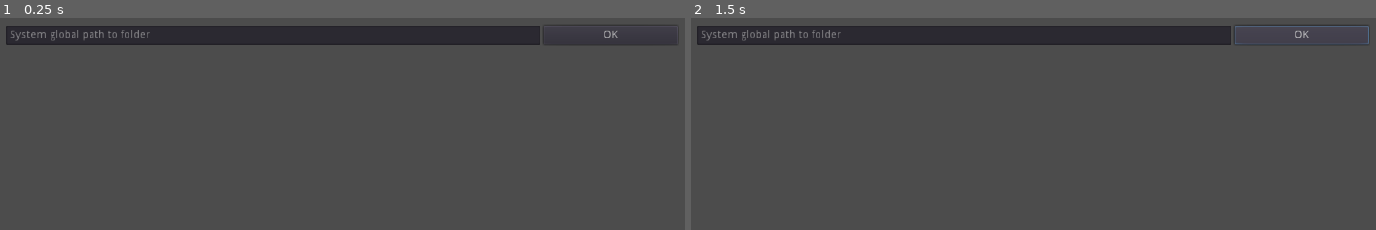
Above: before the commit, frames 1-2 (left to right).
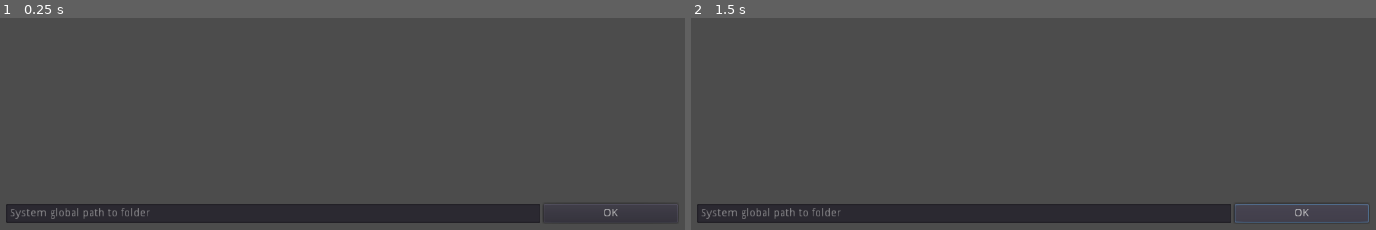
Above: after the commit, the same moments.

Repository: Zach777/Docs-Generator
Game: Godot game, scene res://Trees/Main_Scene/MainScene.tscn
The game is run twice, just before and just after one commit, with the same random seed, the same clock (stepped at 60 frames per second) and the same inputs.
Inputs:
- Up to frame 1 (0.25 s): no input
- Up to frame 2 (1.5 s): click "OK" at 0.5 s; click "OK" at 1.25 s

The runs differ from the first frame. In frame 1, 14% of the frame differs, in the area x 0-99%, y 3-97%; in frame 2, 14%.

Commit message:
Check that / or \ is present in text input.

Diff:
--- a/SceneComponent/FolderPathHandler/FolderPath.tscn
+++ b/SceneComponent/FolderPathHandler/FolderPath.tscn
@@ -2,27 +2,45 @@
 
 [ext_resource path="res://SceneComponent/FolderPathHandler/FolderPathHandler.gd" type="Script" id=1]
 
-[node name="FolderPathHandler" type="HBoxContainer"]
-margin_right = 58.0
-margin_bottom = 24.0
+[node name="FolderPathHandler" type="VBoxContainer"]
+anchor_bottom = 0.2
 size_flags_horizontal = 3
+size_flags_vertical = 3
 alignment = 1
 script = ExtResource( 1 )
 __meta__ = {
 "_edit_use_anchors_": false
 }
 
-[node name="PathToFolder" type="LineEdit" parent="."]
+[node name="InputField" type="HBoxContainer" parent="."]
+margin_top = 48.0
+margin_right = 93.0
+margin_bottom = 72.0
+
+[node name="PathToFolder" type="LineEdit" parent="InputField"]
 margin_right = 58.0
 margin_bottom = 24.0
 size_flags_horizontal = 3
 size_flags_stretch_ratio = 4.0
 placeholder_text = "System global path to folder"
+caret_blink = true
+caret_blink_speed = 0.5
 
-[node name="Confirm" type="Button" parent="."]
+[node name="Confirm" type="Button" parent="InputField"]
 margin_left = 62.0
 margin_right = 93.0
 margin_bottom = 24.0
 size_flags_horizontal = 3
 text = "OK"
-[connection signal="pressed" from="Confirm" to="." method="_on_Confirm_pressed"]
+
+[node name="PathIncorrectMessage" type="RichTextLabel" parent="."]
+visible = false
+modulate = Color( 1, 0.00392157, 0.00392157, 1 )
+margin_top = 28.0
+margin_right = 93.0
+margin_bottom = 120.0
+size_flags_vertical = 3
+size_flags_stretch_ratio = 1.5
+text = "Please append a '/' or '\\' at the end."
+scroll_active = false
+[connection signal="pressed" from="InputField/Confirm" to="." method="_on_Confirm_pressed"]
--- a/SceneComponent/FolderPathHandler/FolderPathHandler.gd
+++ b/SceneComponent/FolderPathHandler/FolderPathHandler.gd
@@ -1,9 +1,31 @@
-extends HBoxContainer
+extends VBoxContainer
 
-onready var path_holder : LineEdit = $PathToFolder
+onready var path_holder : LineEdit = $InputField/PathToFolder
 
 #Emitted when the user has confirmed what path to use.
 signal path_confirmed(path_to_folder_string)
 
+#Emitted when there is not a slash at the end of the filename.
+signal path_entered_wrong()
+
+
+#Check that the player inputted slashes.
+#warning-ignore:unused_argument
+func _process(delta : float) -> void :
+	#Return if there is no text inputted.
+	if path_holder.text == "" :
+		$PathIncorrectMessage.hide()
+		return
+
+	if path_holder.text.ends_with("/") == false && path_holder.text.ends_with("\\") == false :
+		$PathIncorrectMessage.show()
+
+	else :
+		$PathIncorrectMessage.hide()
+
 func _on_Confirm_pressed():
-	emit_signal("path_confirmed", path_holder.text)
+	if path_holder.text.ends_with("/") || path_holder.text.ends_with("\\") :
+		emit_signal("path_confirmed", path_holder.text)
+
+	else :
+		emit_signal("path_entered_wrong")
